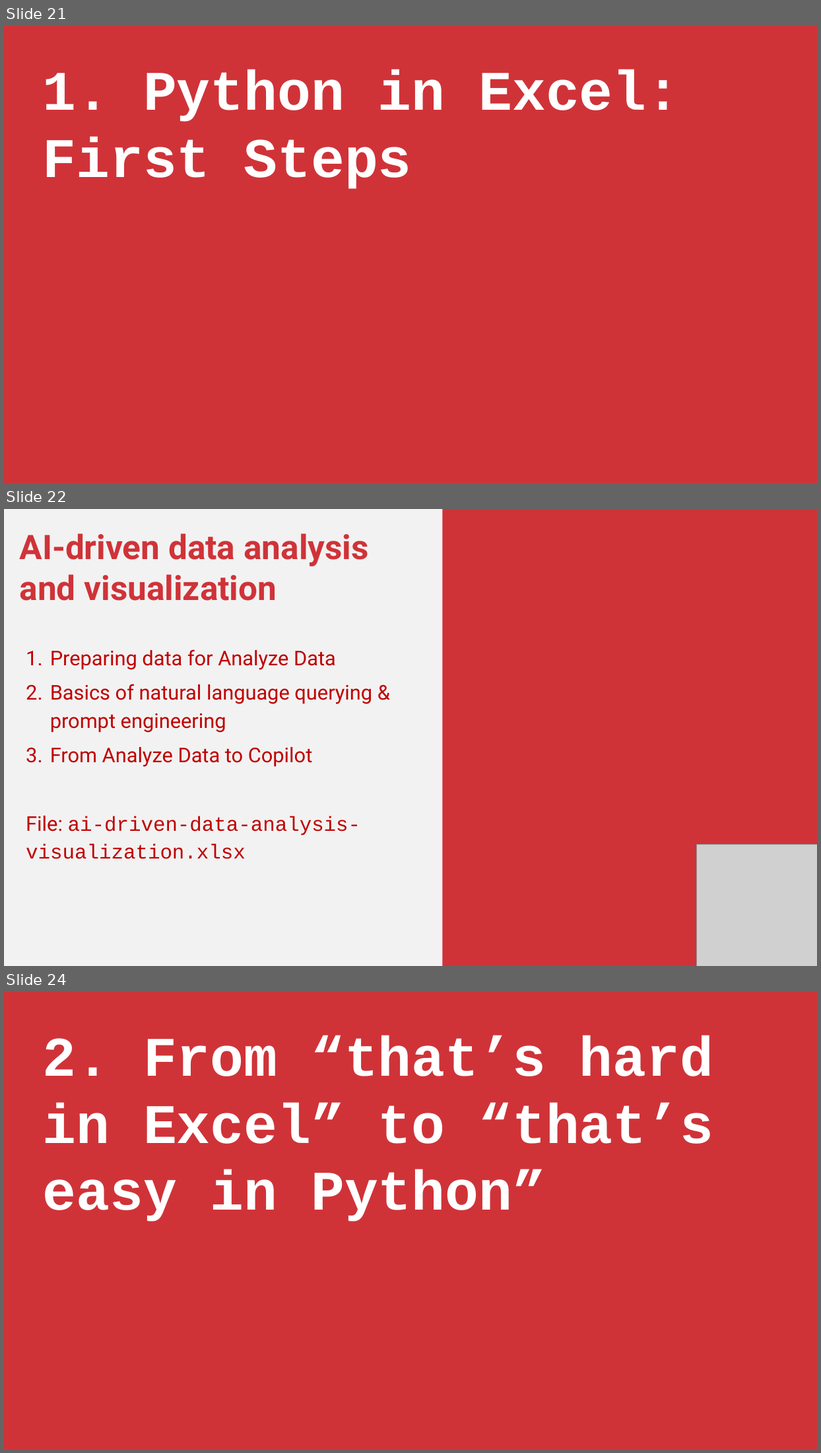
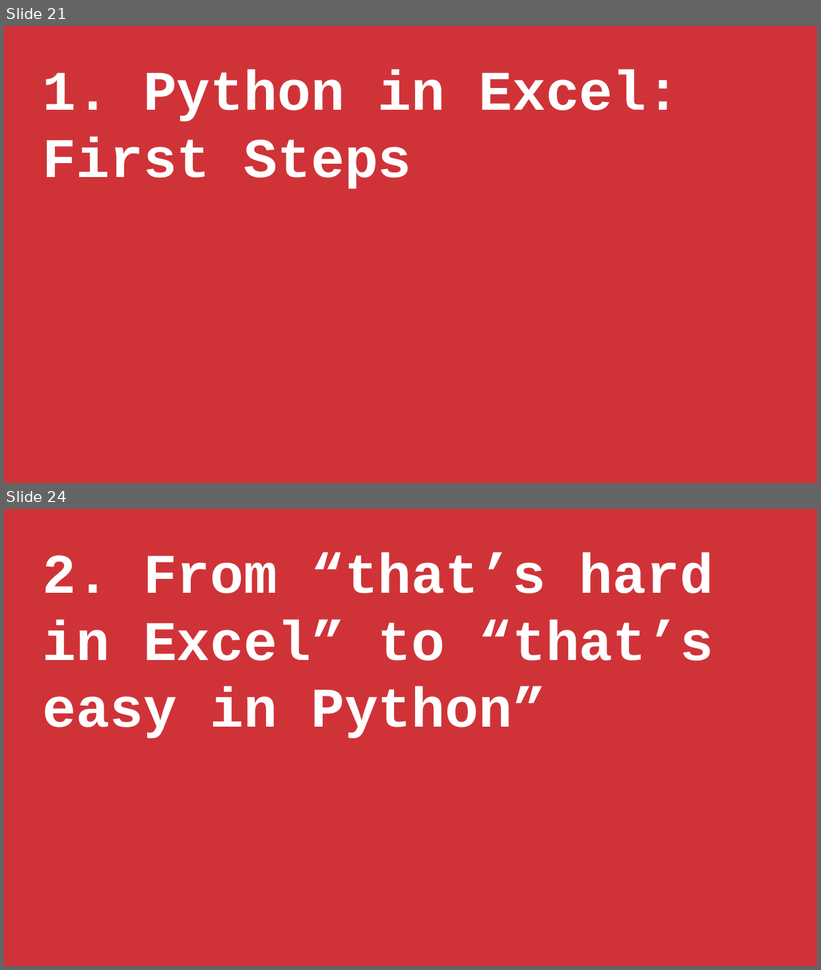
Before and after one commit to stringfestdata/xlgs-2024-analytics-2_0, a slide deck: xlgs-analytics-2_0-slides.pptx. Shown one above the other, each under a label of ours: slides 21, 22 and 24 before the commit, slides 21 and 24 after it; the slides between them are not shown. The pictures are 821x1453 and 821x970 pixels, drawn with LibreOffice and Linux fonts; fonts in the diff are those of the drawing; grey boxes stand for pictures. Boxes give left, top, right and bottom in pixels: in the first picture for what was removed or moved away, otherwise in the second. Text is boxed around its words. In the diff, an @@ line names an element or a change of style, - is before the commit and + after.

```diff
--- a/xlgs-analytics-2_0-slides.pptx
+++ b/xlgs-analytics-2_0-slides.pptx
@@ slide 22 removed at box(4, 509, 817, 966), background #F2F2F2 @@
@@ rectangle removed at box(442, 509, 817, 966) @@
@@ text removed at box(20, 533, 372, 859) @@
-AI-driven data analysis and visualization
-1. Preparing data for Analyze Data
-2. Basics of natural language querying & prompt engineering
-3. From Analyze Data to Copilot
-File: ai-driven-data-analysis-visualization.xlsx
@@ picture removed at box(697, 844, 817, 966) @@
```
Also in this commit, not shown: 6 slides changed, 4 slides added, 1 other slide removed, 41 other files.
